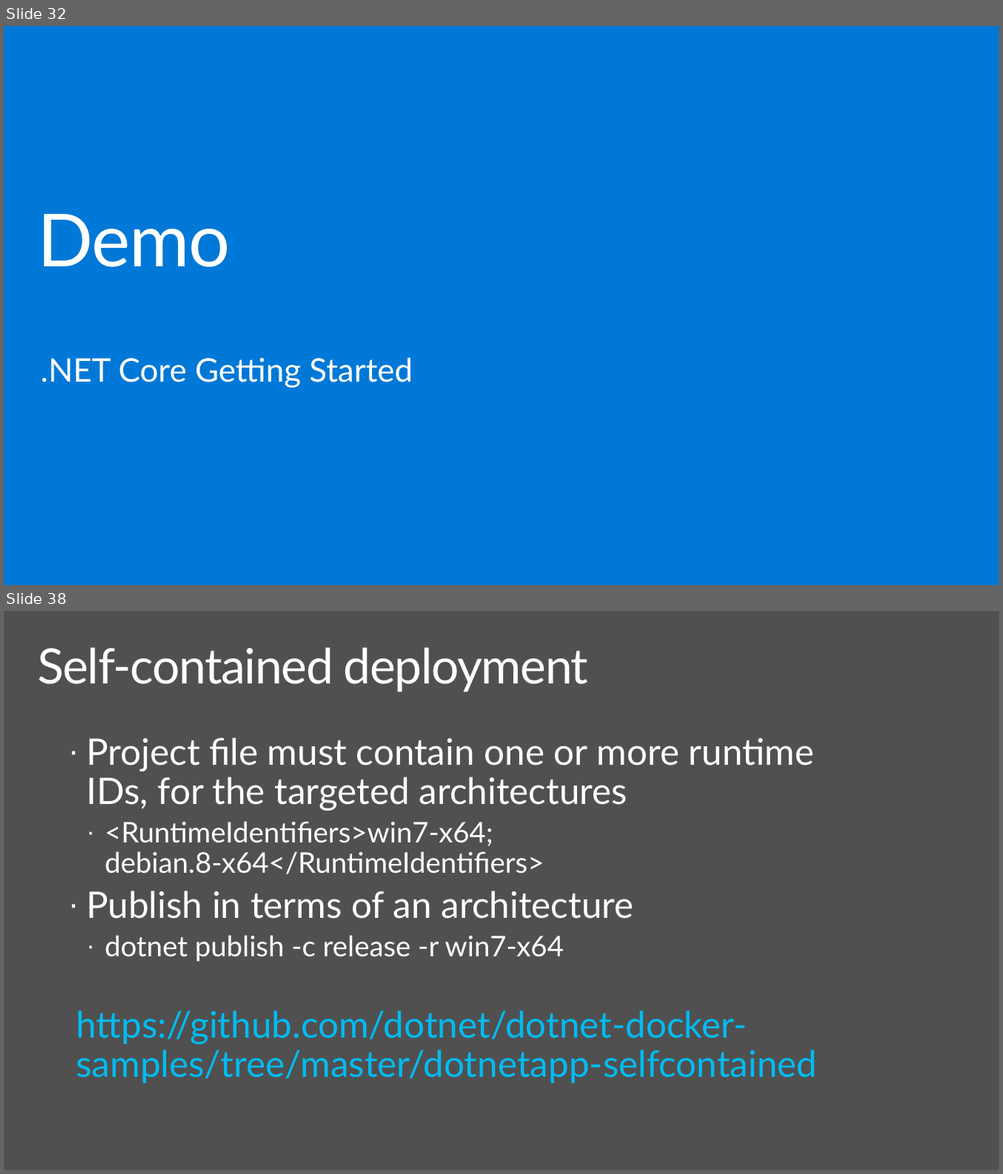
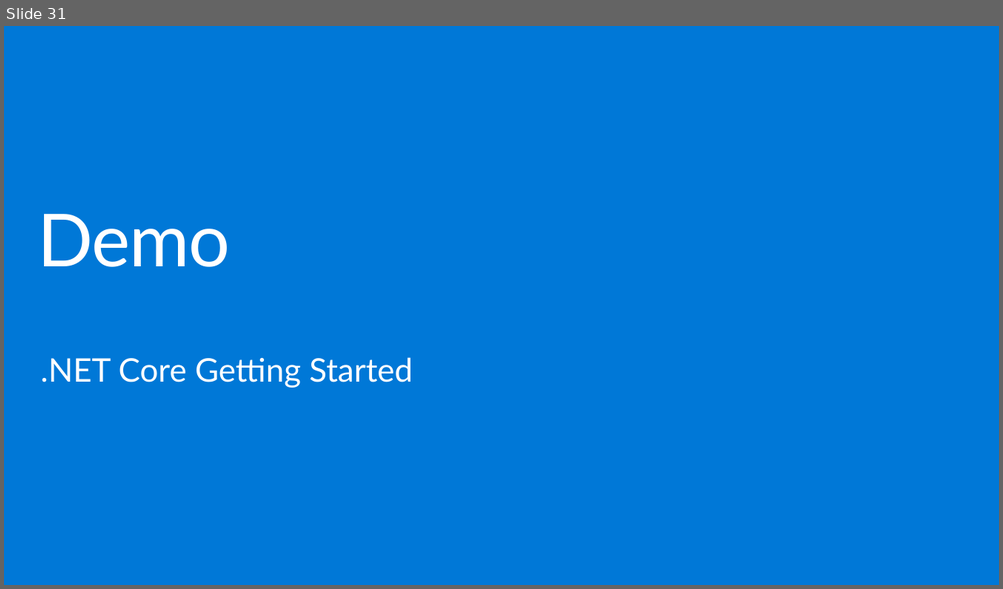
Before and after one commit to spboyer/angular-aspnetcore-workshop, a slide deck: docs/1-Overview-Setup-and-Getting-Started/netcore-workshop-overview-tools.pptx. Shown one above the other, each under a label of ours: slides 32 and 38 before the commit, slide 31 after it; the slides between them are not shown. The pictures are 1003x1174 and 1003x589 pixels, drawn with LibreOffice and Linux fonts; fonts in the diff are those of the drawing; background and template pictures are left out. Boxes give left, top, right and bottom in pixels: in the first picture for what was removed or moved away, otherwise in the second. Text is boxed around its words. In the diff, an @@ line names an element or a change of style, - is before the commit and + after.

```diff
--- a/docs/1-Overview-Setup-and-Getting-Started/netcore-workshop-overview-tools.pptx
+++ b/docs/1-Overview-Setup-and-Getting-Started/netcore-workshop-overview-tools.pptx
@@ slide 38 removed at (x1=4, y1=611, x2=999, y2=1170), background #505050 @@
@@ title removed at (x1=37, y1=647, x2=589, y2=692) @@
-Self-contained deployment
@@ text removed at (x1=77, y1=738, x2=817, y2=1084) @@
-· Project file must contain one or more runtime IDs, for the targeted architectures
-  · <RuntimeIdentifiers>win7-x64; debian.8-x64</RuntimeIdentifiers>
-· Publish in terms of an architecture
-  · dotnet publish -c release -r win7-x64
-https://github.com/dotnet/dotnet-docker-samples/tree/master/dotnetapp-selfcontained
@@ what was slide 32 is now slide 31 @@
```
Also in this commit, not shown: 9 slides changed, 3 slides added, 10 other slides removed.
